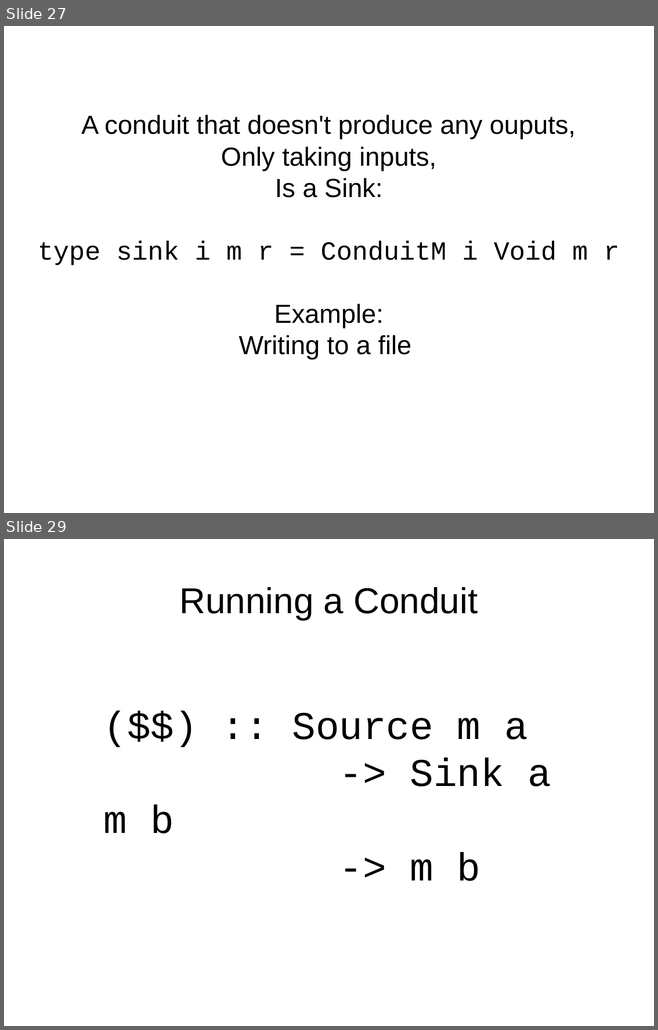
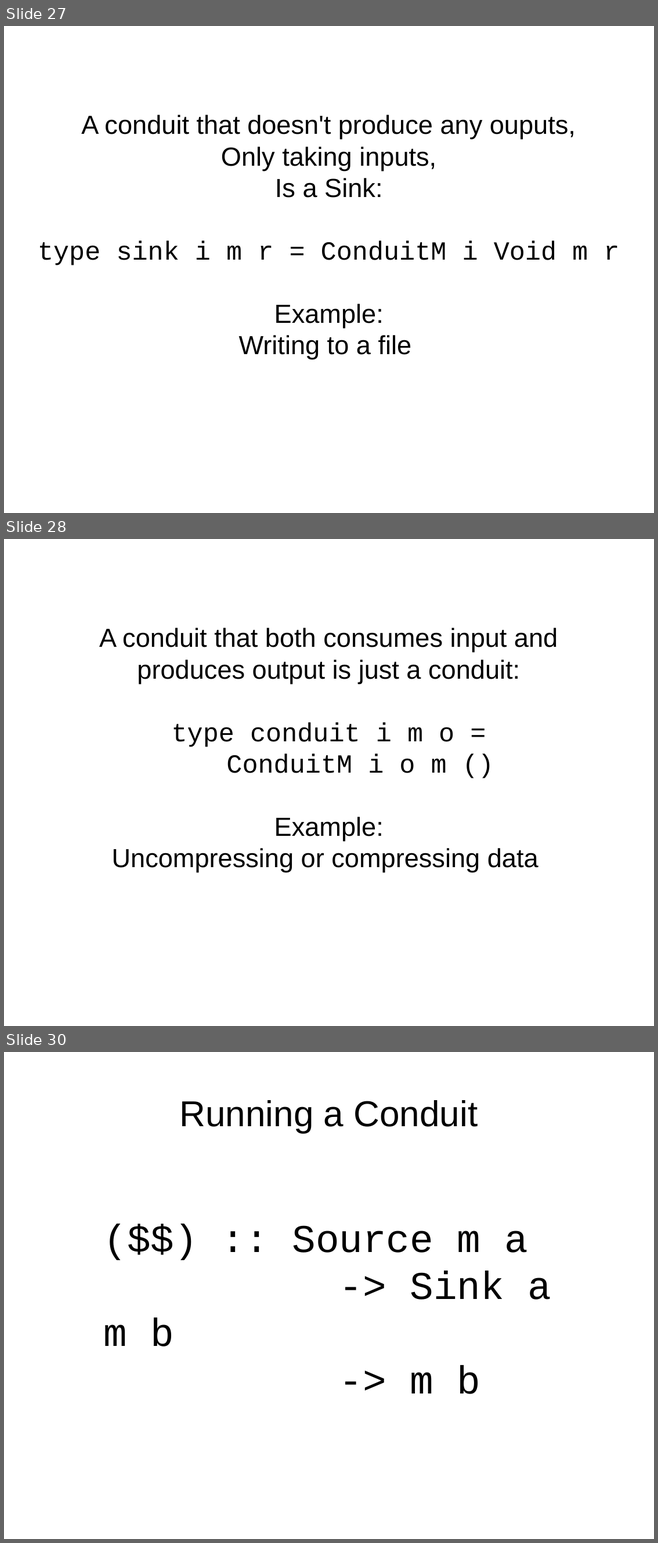
Before and after one commit to bhurt/presentations, a slide deck: conduits.odp. Shown one above the other, each under a label of ours: slides 27 and 29 before the commit, slides 27, 28 and 30 after it; the slides between them are not shown. The pictures are 658x1030 and 658x1543 pixels, drawn with LibreOffice and Linux fonts; fonts in the diff are those of the drawing. Boxes give left, top, right and bottom in pixels: in the first picture for what was removed or moved away, otherwise in the second. Text is boxed around its words. In the diff, an @@ line names an element or a change of style, - is before the commit and + after.

Commit message:
A tweak to the Conduits talk.

```diff
--- a/conduits.odp
+++ b/conduits.odp
@@ slide 28 added at (x1=4, y1=539, x2=654, y2=1026), background #FFFFFF @@
@@ subtitle added at (x1=99, y1=628, x2=557, y2=872), 32 pt, text #000000 @@
+A conduit that both consumes input and
+produces output is just a conduit:
+type conduit i m o =
+ConduitM i o m ()
+Example:
+Uncompressing or compressing data
@@ what was slide 29 is now slide 30 @@
```
Also in this commit, not shown: 1 slide changed.
